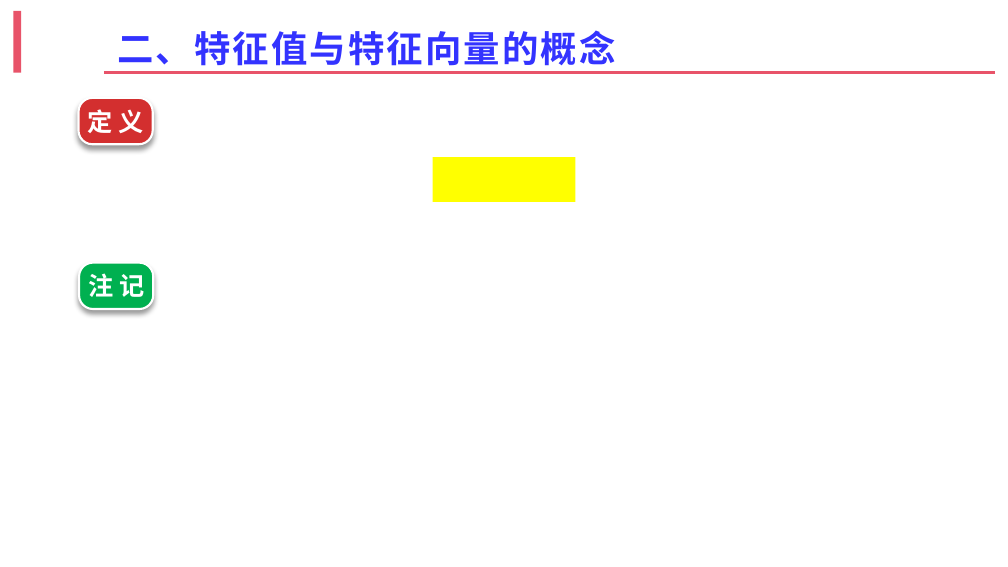
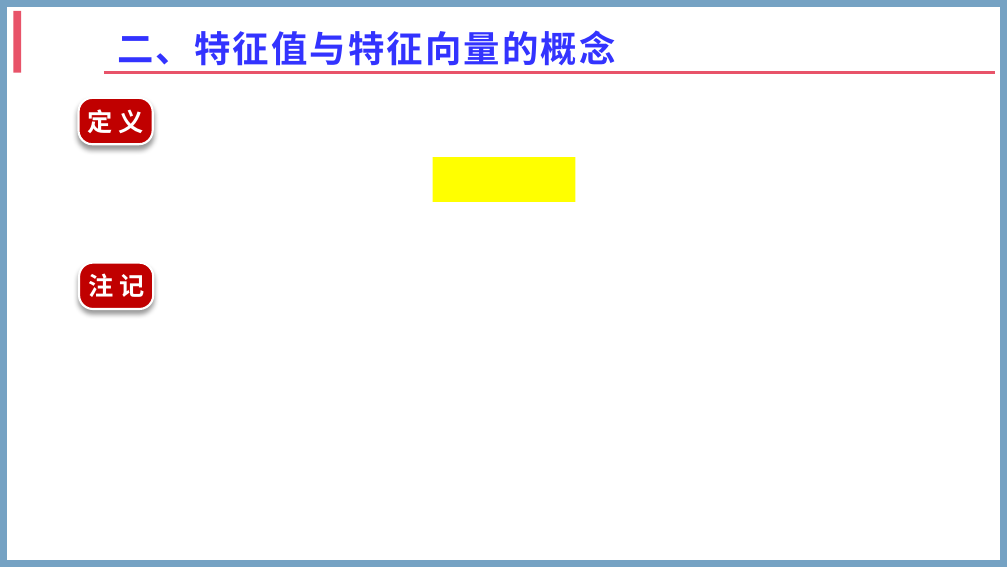
Before and after one commit to zhangshenxing/zhangshenxing.github.io, a slide deck: slide 4 of zsx.pptx (slide 6 before the commit). Drawn at 1008x567 pixels with LibreOffice and Linux fonts; fonts in the diff are those of the drawing; grey boxes stand for pictures; background and template pictures are left out. Boxes give left, top, right and bottom in pixels: in the first picture for what was removed or moved away, otherwise in the second. Text is boxed around its words. In the diff, an @@ line names an element or a change of style, - is before the commit and + after.

```diff
--- a/zsx.pptx
+++ b/zsx.pptx
@@ rectangle added at [4, 4, 1004, 563], outline #75A2C3 5 pt @@
@@ rounded rectangle "定 义" at [79, 98, 153, 144]: fill #D32F2F to #C00000 @@
@@ rounded rectangle "注 记" at [79, 263, 153, 309]: fill #00B050 to #C00000 @@
```
Also in this commit, not shown: 10 other slides changed, 3 slides added, 4 slides removed.
